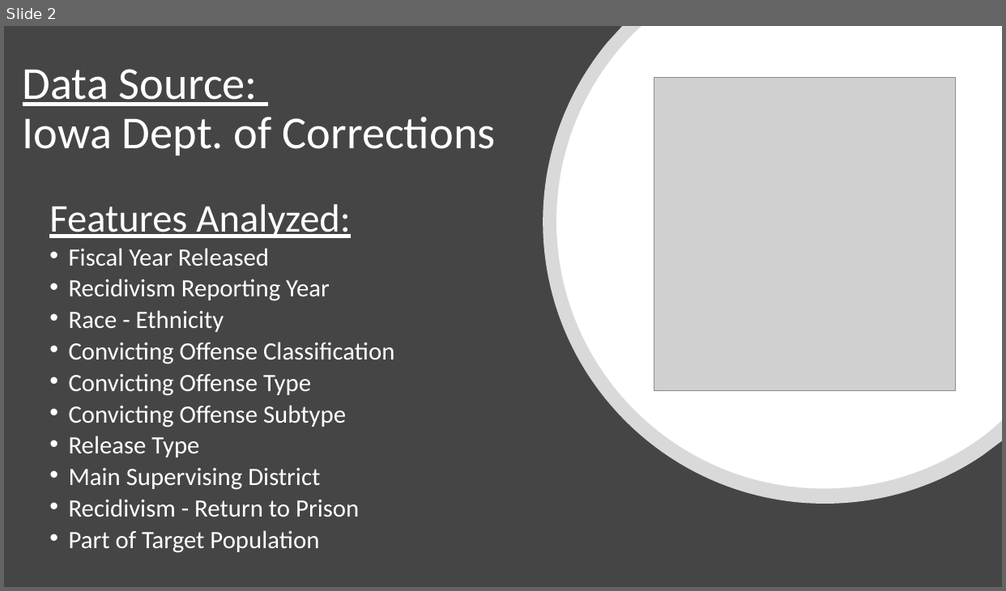
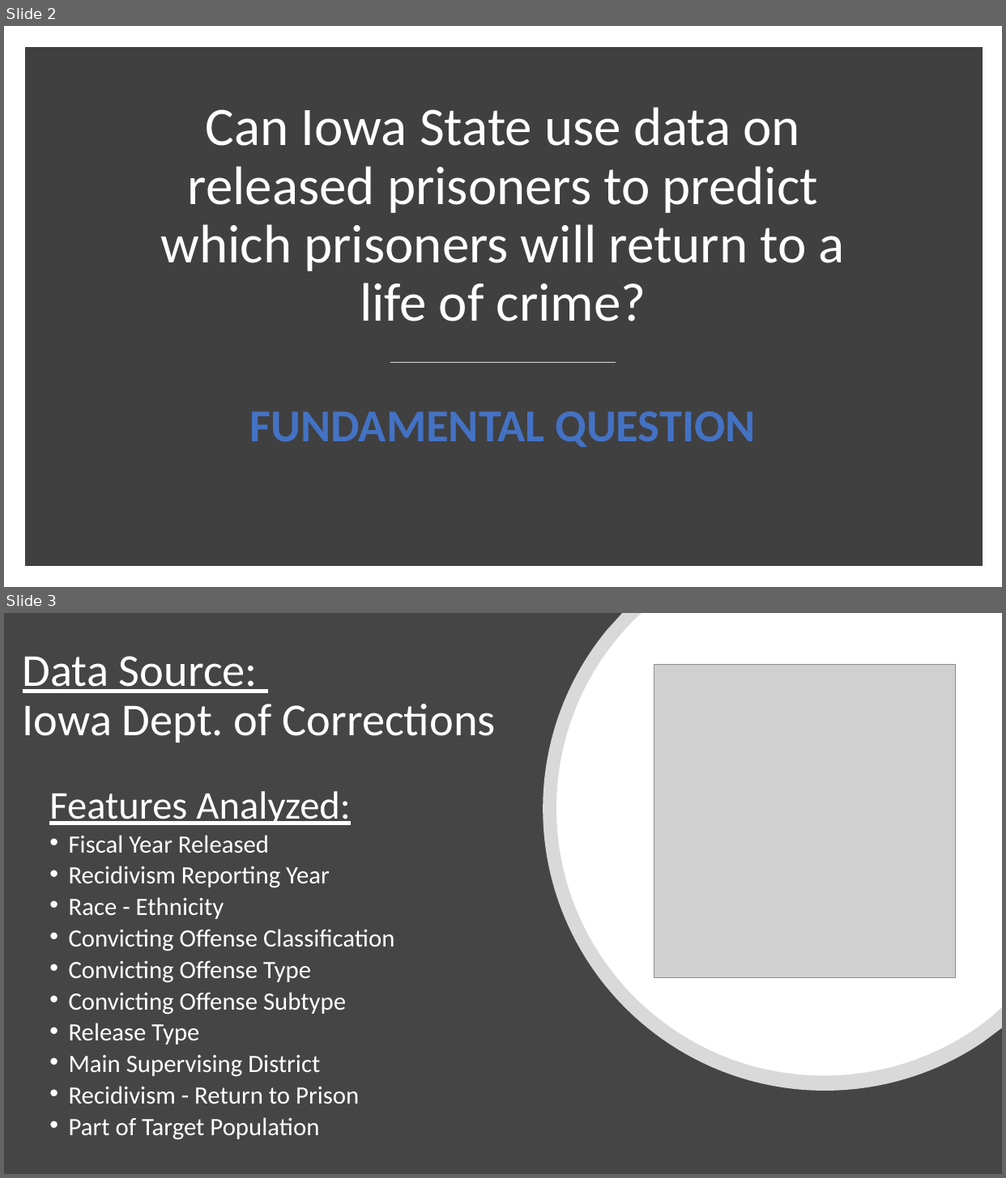
Before and after one commit to jirvingphd/iowa-prisoner-recidivism-mod-3-project, a slide deck: Predicting Recidivism in Released Prisoner in Iowa.pptx. Shown one above the other, each under a label of ours: slide 2 before the commit, slides 2 and 3 after it. The pictures are 1006x591 and 1006x1178 pixels, drawn with LibreOffice and Linux fonts; fonts in the diff are those of the drawing; grey boxes stand for pictures. Boxes give left, top, right and bottom in pixels: in the first picture for what was removed or moved away, otherwise in the second. Text is boxed around its words. In the diff, an @@ line names an element or a change of style, - is before the commit and + after.

```diff
--- a/Predicting Recidivism in Released Prisoner in Iowa.pptx
+++ b/Predicting Recidivism in Released Prisoner in Iowa.pptx
@@ slide 2 added at [4, 26, 1002, 587], background #FFFFFF @@
@@ rectangle added at [30, 52, 978, 561], fill #404040, outline #404040 10 pt @@
@@ title added at [161, 107, 845, 322], 52.2 pt, text #FFFFFF @@
+Can Iowa State use data on released prisoners to predict which prisoners will return to a life of crime?
@@ line added from (391, 362) to (616, 362), #D9D9D9 1 pt @@
@@ text added at [250, 412, 755, 447], 44 pt, text #4472C4, bold @@
+FUNDAMENTAL QUESTION
@@ what was slide 2 is now slide 3 @@
```
Also in this commit, not shown: 1 slide changed, 4 other slides added, 1 slide removed, 13 other files.
